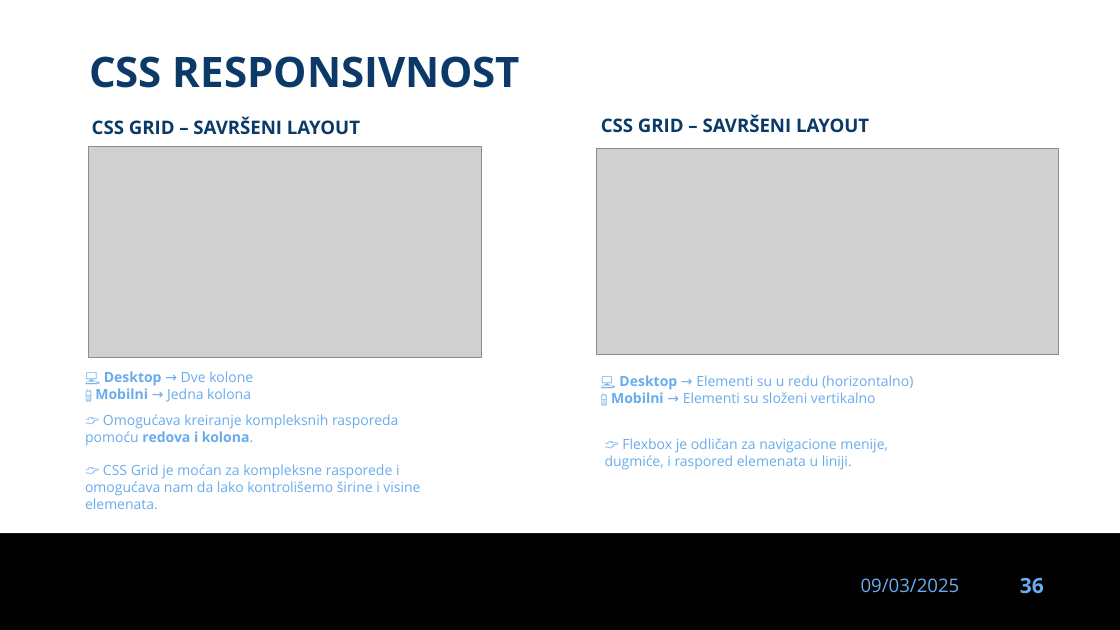
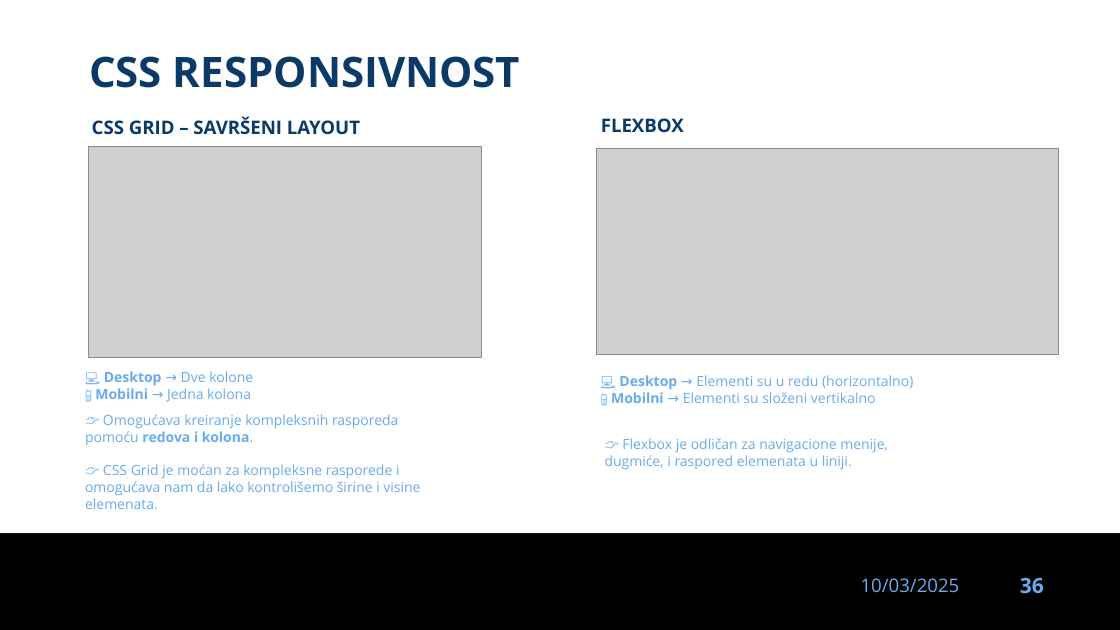
Before and after one commit to dinoDuvnjak/CTK, a slide deck: slide 36 of Bootcamp/css-uvod/css-uvod.pptx. Drawn at 1120x630 pixels with LibreOffice and Linux fonts; fonts in the diff are those of the drawing; grey boxes stand for pictures; background and template pictures are left out. Boxes give left, top, right and bottom in pixels: in the first picture for what was removed or moved away, otherwise in the second. Text is boxed around its words. In the diff, an @@ line names an element or a change of style, - is before the commit and + after.

Commit message:
Finished css

```diff
--- a/Bootcamp/css-uvod/css-uvod.pptx
+++ b/Bootcamp/css-uvod/css-uvod.pptx
@@ text at <box>601,118,684,132</box>: text changed @@
-CSS GRID – SAVRŠENI LAYOUT
+FLEXBOX
@@ text at <box>861,578,960,592</box>: text changed @@
-09/03/2025
+10/03/2025
```
Also in this commit, not shown: 31 other slides changed.
